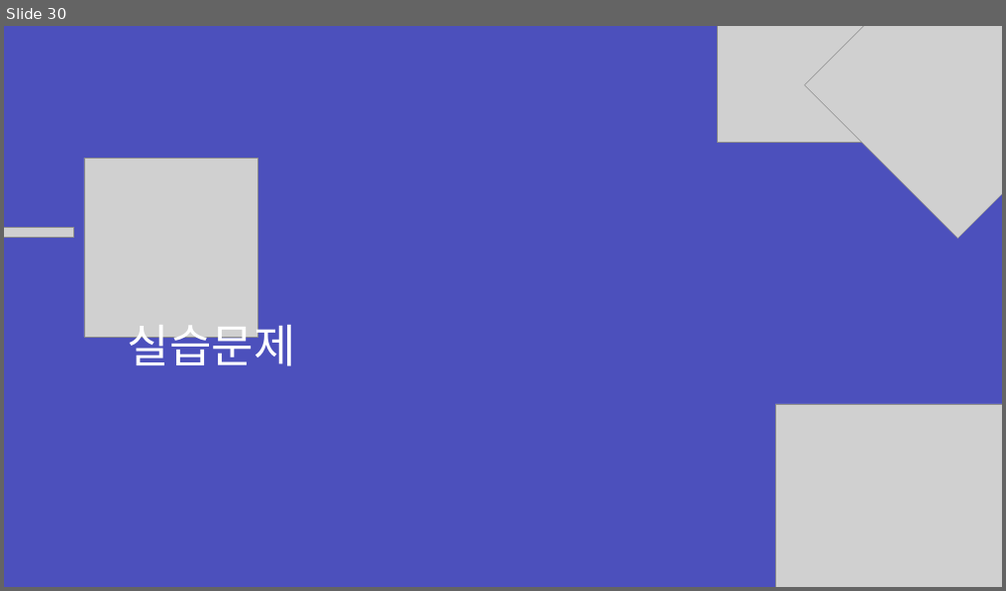
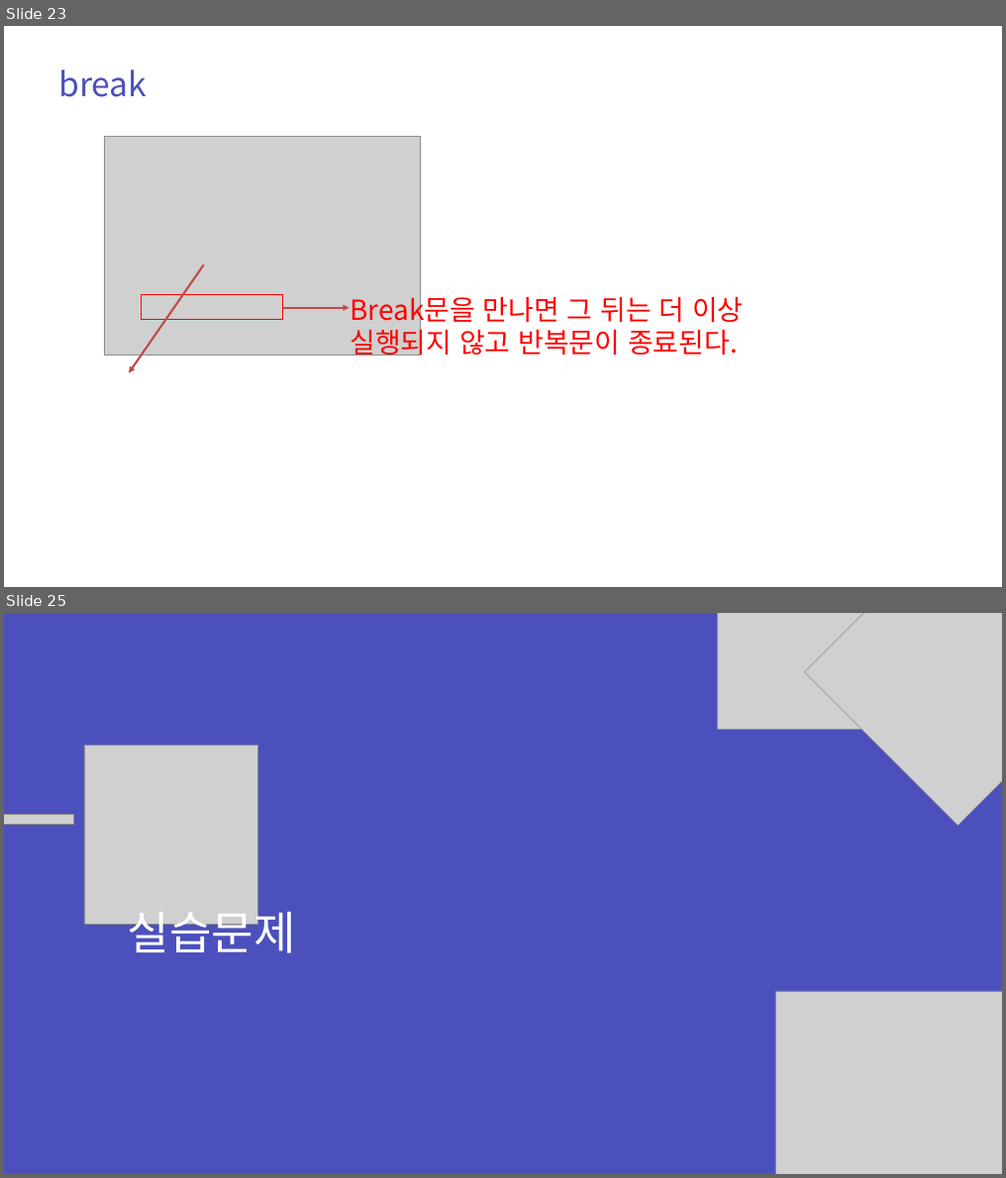
Before and after one commit to zest132/JavaLecture, a slide deck: JavaLecture/LectureFile/java 4강.pptx. Shown one above the other, each under a label of ours: slide 30 before the commit, slides 23 and 25 after it; the slides between them are not shown. The pictures are 1006x591 and 1006x1178 pixels, drawn with LibreOffice and Linux fonts; fonts in the diff are those of the drawing; grey boxes stand for pictures. Boxes give left, top, right and bottom in pixels: in the first picture for what was removed or moved away, otherwise in the second. Text is boxed around its words. In the diff, an @@ line names an element or a change of style, - is before the commit and + after.

```diff
--- a/JavaLecture/LectureFile/java 4강.pptx
+++ b/JavaLecture/LectureFile/java 4강.pptx
@@ slide 23 added at (x1=4, y1=26, x2=1002, y2=587), background #FFFFFF @@
@@ text added at (x1=58, y1=70, x2=147, y2=97), 48 pt, text #4C50BC @@
+break
@@ picture added at (x1=104, y1=136, x2=420, y2=355) @@
@@ arrow added from (204, 265) to (129, 373), #BF4C48 3 pt @@
@@ text added at (x1=350, y1=292, x2=743, y2=361), 40 pt, text #FF0000 @@
+Break문을 만나면 그 뒤는 더 이상 실행되지 않고 반복문이 종료된다.
@@ rectangle added at (x1=142, y1=295, x2=282, y2=320), outline #FF0000 2 pt @@
@@ arrow added from (282, 308) to (350, 308), #BF4C48 3 pt @@
@@ what was slide 30 is now slide 25 @@
```
Also in this commit, not shown: 3 slides changed, 14 other slides added, 20 slides removed, 4 other files.
